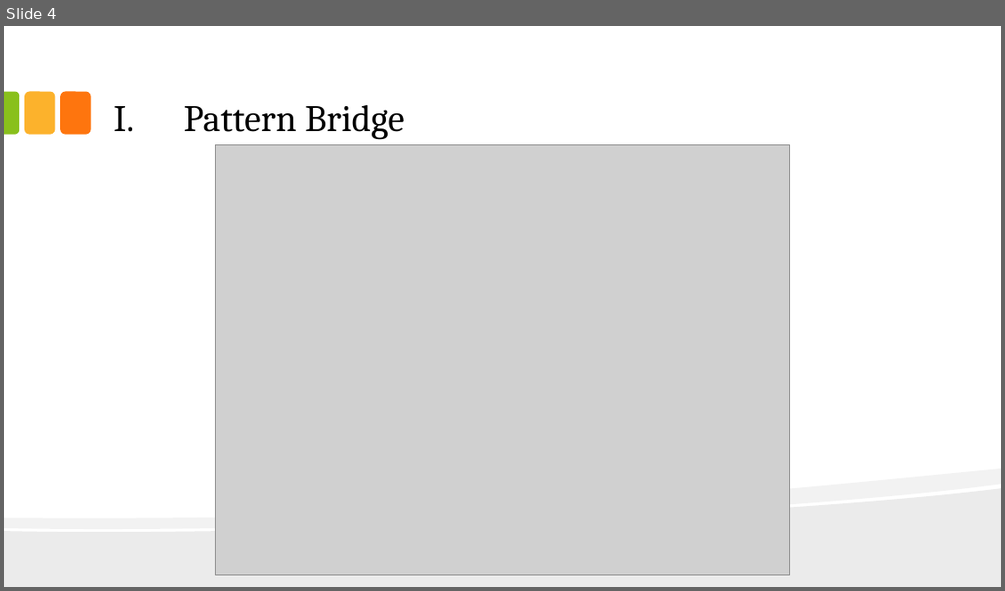
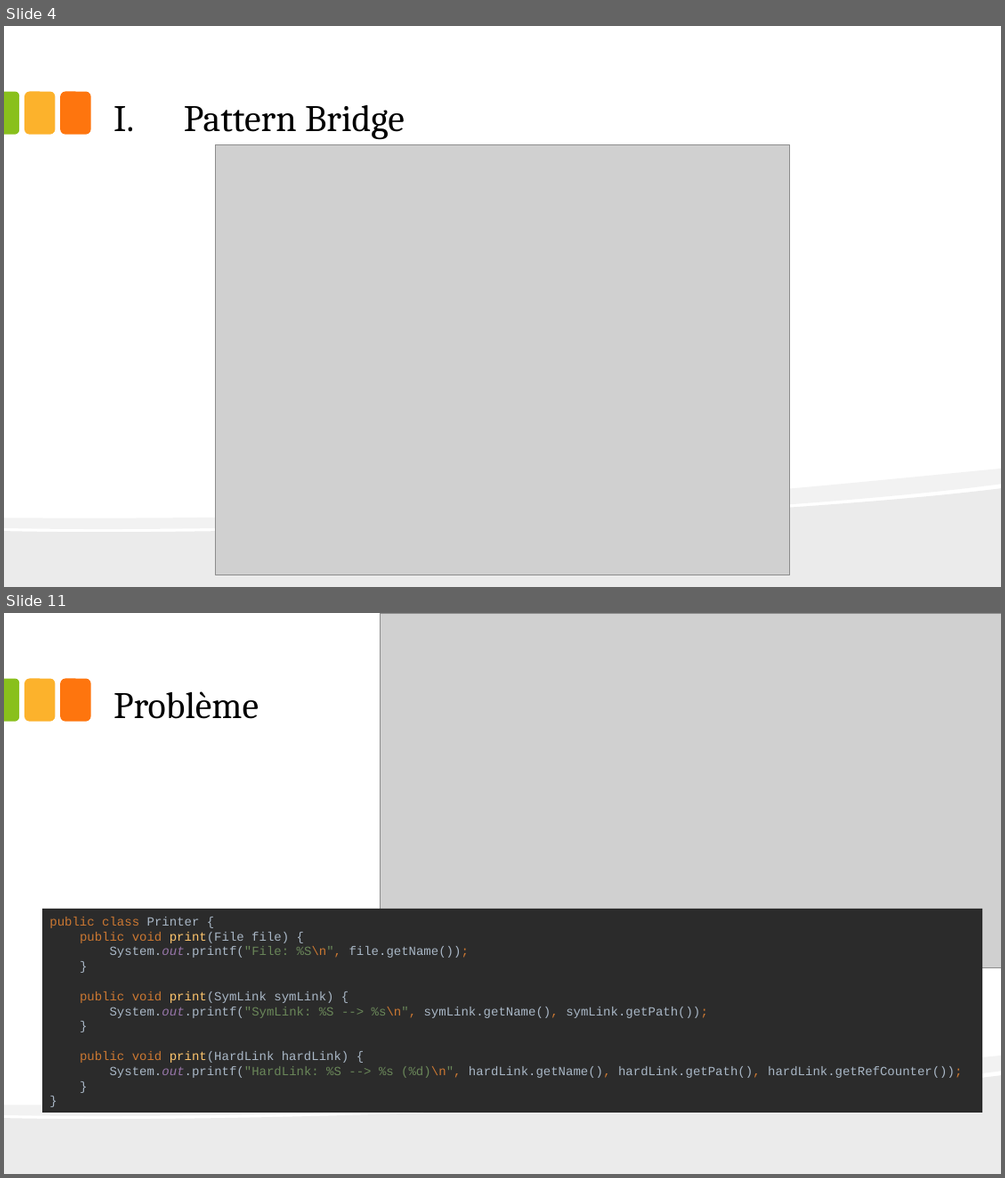
Before and after one commit to omebarki/meetuppatterns, a slide deck: doc/Patterns.pptx. Shown one above the other, each under a label of ours: slide 4 before the commit, slides 4 and 11 after it; the slides between them are not shown. The pictures are 1005x591 and 1005x1178 pixels, drawn with LibreOffice and Linux fonts; fonts in the diff are those of the drawing; grey boxes stand for pictures. Boxes give left, top, right and bottom in pixels: in the first picture for what was removed or moved away, otherwise in the second. Text is boxed around its words. In the diff, an @@ line names an element or a change of style, - is before the commit and + after.

```diff
--- a/doc/Patterns.pptx
+++ b/doc/Patterns.pptx
@@ slide 11 added at <box>4,613,1001,1174</box>, background #FFFFFF; not listed: 5 template elements that a slide beside it also shows @@
@@ picture added at <box>380,613,1001,967</box> @@
@@ title added at <box>113,691,259,719</box>, 36 pt, text #000000 @@
+Problème
@@ rectangle added at <box>42,908,982,1112</box>, fill #2B2B2B, 12 pt, text #A9B7C6 @@
+public class Printer {
+public void print(File file) {
+System.out.printf("File: %S\n", file.getName());
+}
+public void print(SymLink symLink) {
+System.out.printf("SymLink: %S --> %s\n", symLink.getName(), symLink.getPath());
+}
+public void print(HardLink hardLink) {
+System.out.printf("HardLink: %S --> %s (%d)\n", hardLink.getName(), hardLink.getPath(), hardLink.getRefCounter());
+}
+}
```
Also in this commit, not shown: 5 slides changed, 3 other slides added, 7 slides removed, 11 other files.
